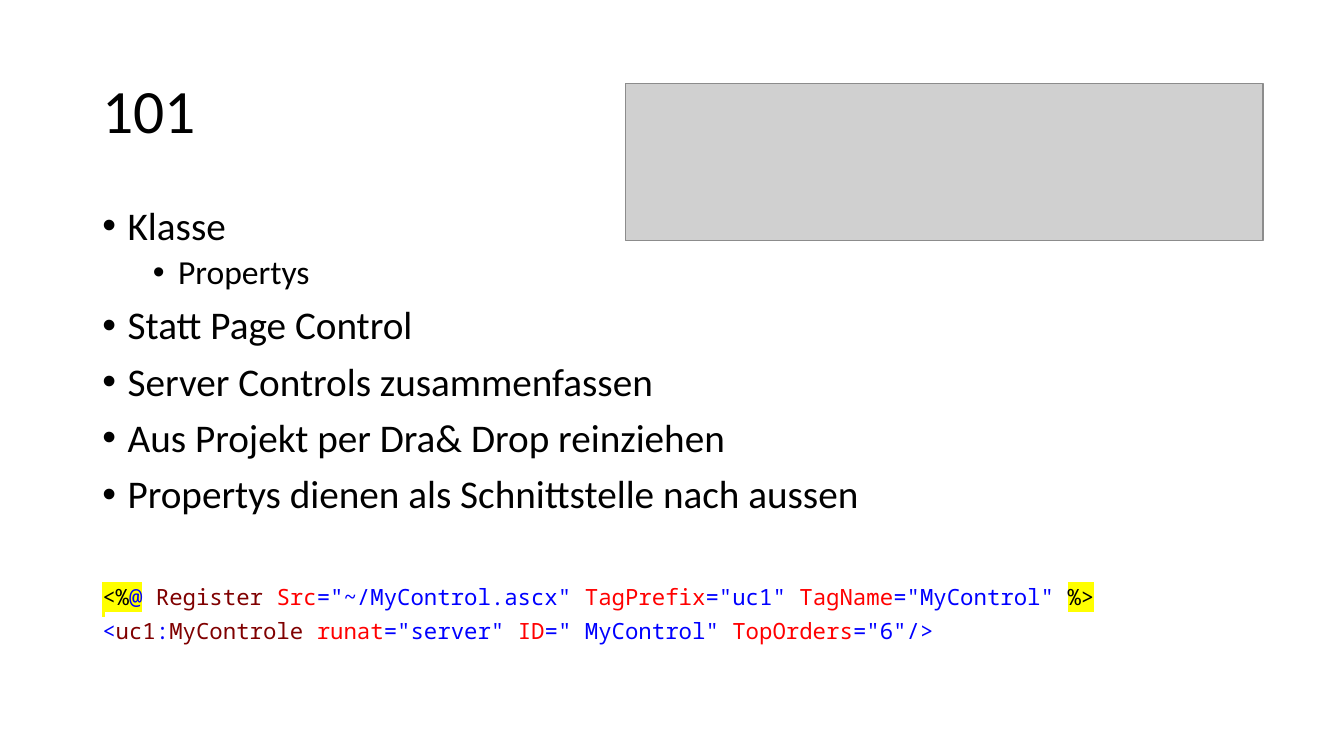
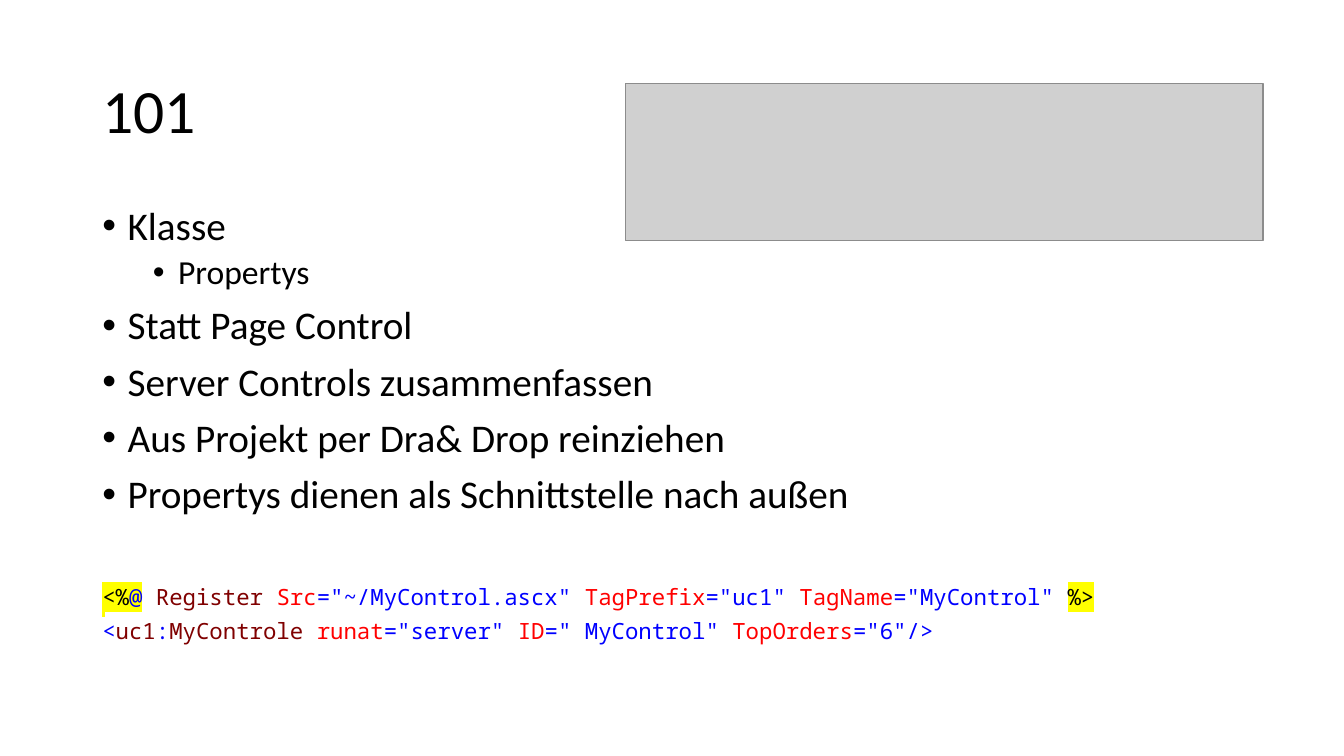
Before and after one commit to ppedvAG/WebformsKurs, a slide deck: slide 10 of 07MasterPagesUserControls.pptx. Drawn at 1344x756 pixels with LibreOffice and Linux fonts; fonts in the diff are those of the drawing; grey boxes stand for pictures. Boxes give left, top, right and bottom in pixels: in the first picture for what was removed or moved away, otherwise in the second. Text is boxed around its words. In the diff, an @@ line names an element or a change of style, - is before the commit and + after.

```diff
--- a/07MasterPagesUserControls.pptx
+++ b/07MasterPagesUserControls.pptx
@@ text at bbox=[128, 480, 848, 515]: text changed @@
-• Propertys dienen als Schnittstelle nach aussen
+• Propertys dienen als Schnittstelle nach außen
```
Also in this commit, not shown: 1 other slide changed, 15 other files.
